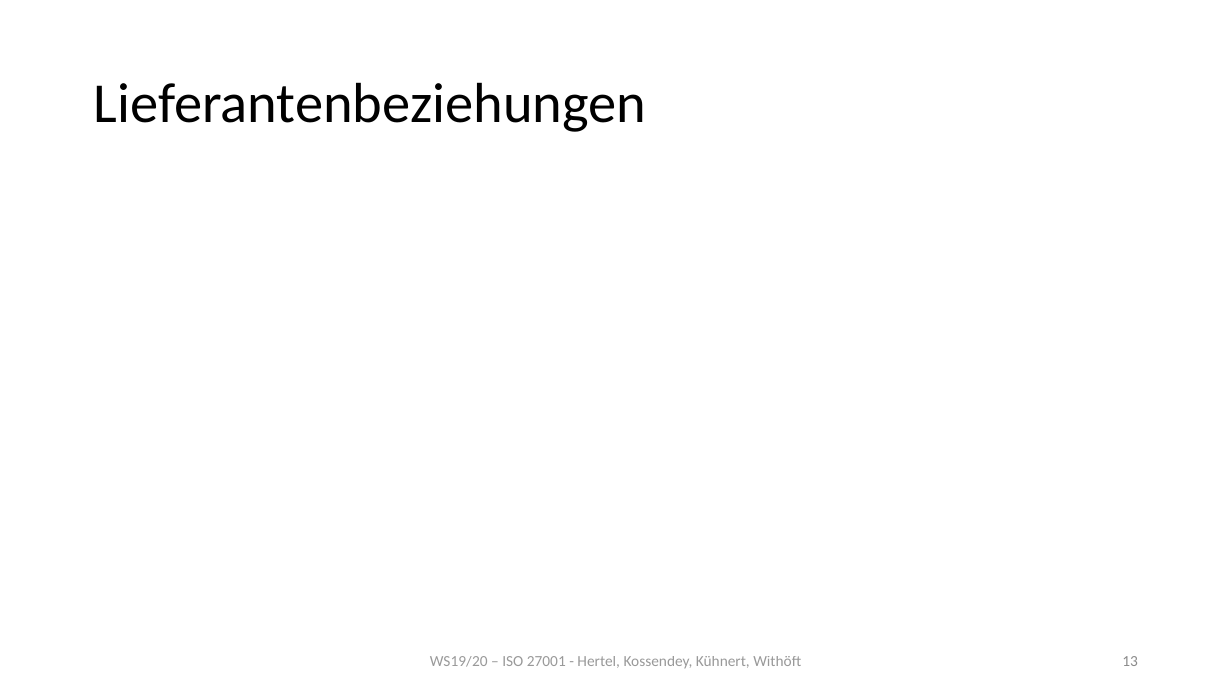
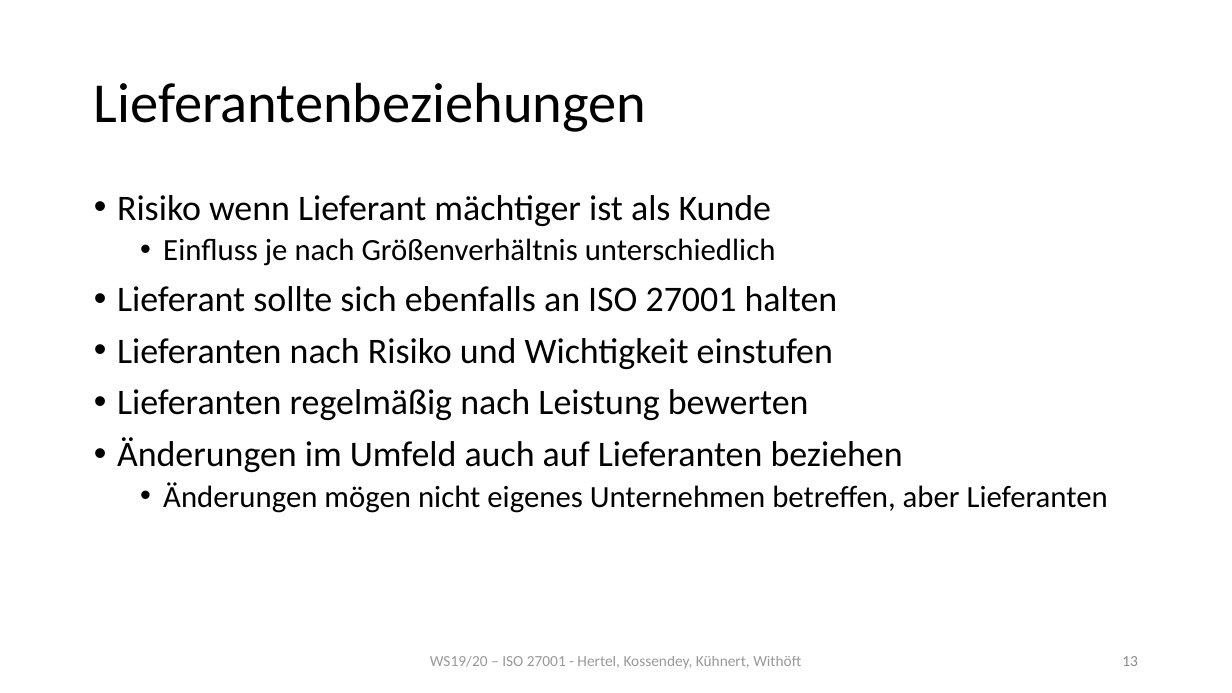
Before and after one commit to mwithoeft/SicherheitUndZuverlaessigkeit, a slide deck: slide 13 of Moritz/merged.pptx. Drawn at 1232x693 pixels with LibreOffice and Linux fonts; fonts in the diff are those of the drawing. Boxes give left, top, right and bottom in pixels: in the first picture for what was removed or moved away, otherwise in the second. Text is boxed around its words. In the diff, an @@ line names an element or a change of style, - is before the commit and + after.

Commit message:
Lieferantenbeziehungen

```diff
--- a/Moritz/merged.pptx
+++ b/Moritz/merged.pptx
@@ text added at <box>117,195,1108,513</box>, 28 pt, text #000000 @@
+• Risiko wenn Lieferant mächtiger ist als Kunde
+  • Einfluss je nach Größenverhältnis unterschiedlich
+• Lieferant sollte sich ebenfalls an ISO 27001 halten
+• Lieferanten nach Risiko und Wichtigkeit einstufen
+• Lieferanten regelmäßig nach Leistung bewerten
+• Änderungen im Umfeld auch auf Lieferanten beziehen
+  • Änderungen mögen nicht eigenes Unternehmen betreffen, aber Lieferanten
```
Also in this commit, not shown: 1 other slide changed, 1 slide added.
